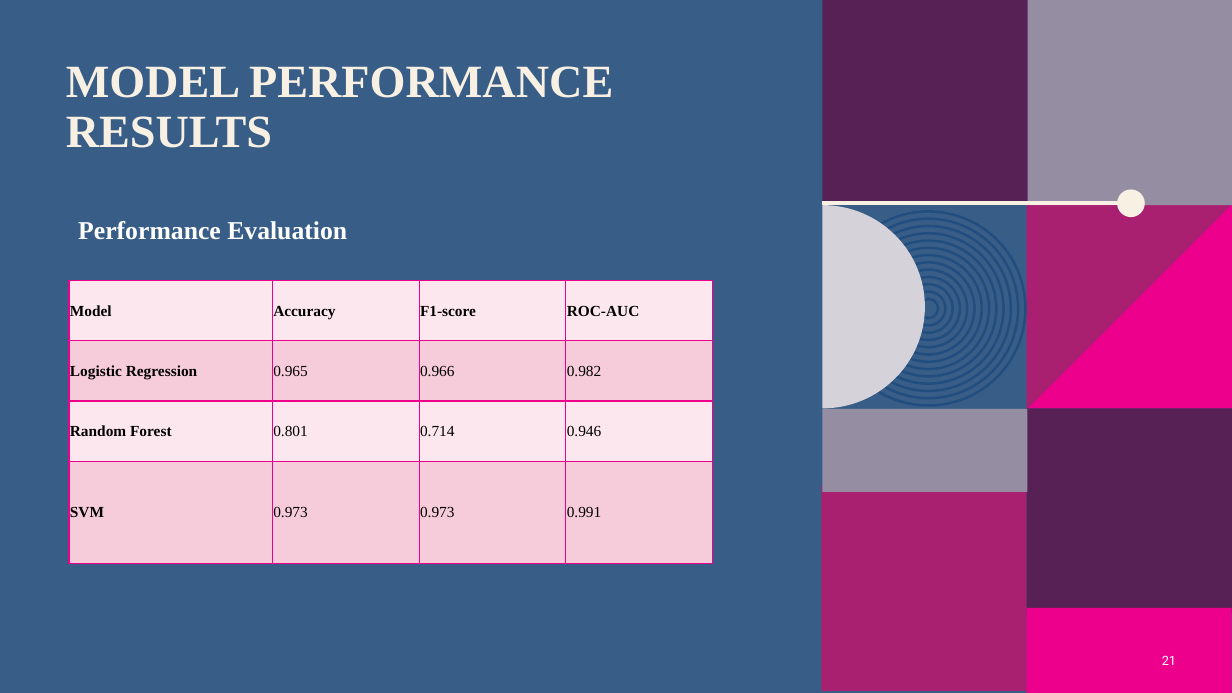
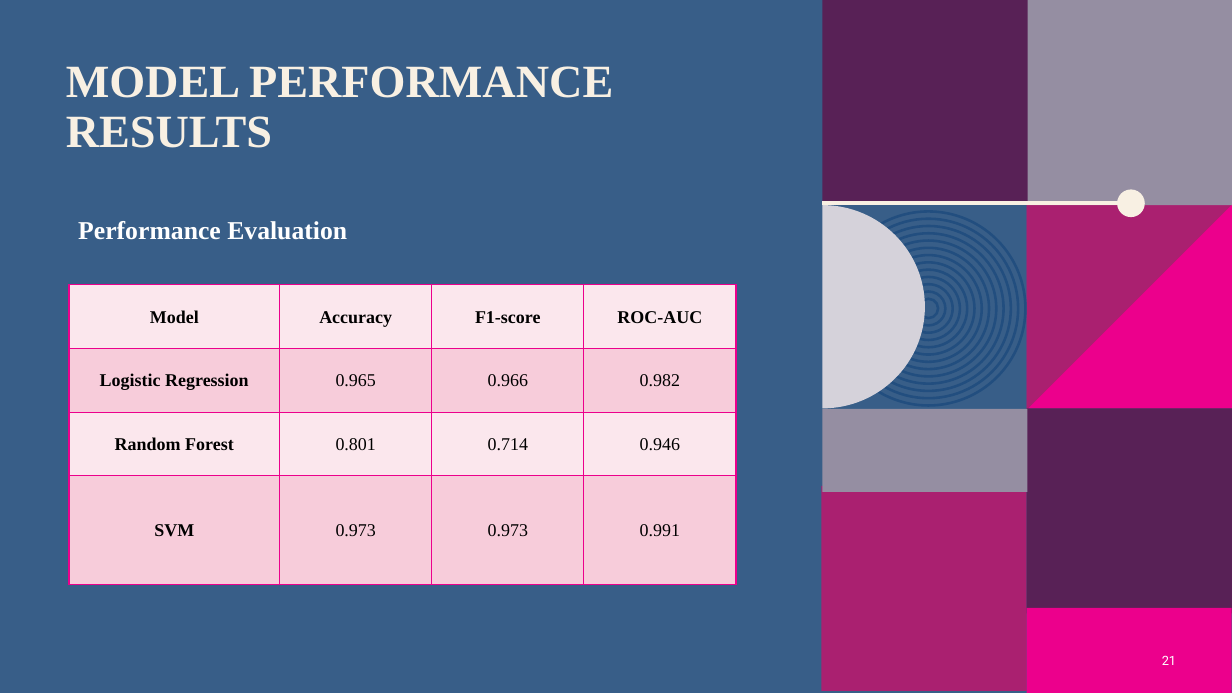
Before and after one commit to Sami-Almoadawi/MSBDA-801-Big-Data-Analytics-Project, a slide deck: slide 21 of reports/presentation/Arabic_AI_Text_Detection_Project.pptx. Drawn at 1232x693 pixels with LibreOffice and Linux fonts; fonts in the diff are those of the drawing; background and template pictures are left out. Boxes give left, top, right and bottom in pixels: in the first picture for what was removed or moved away, otherwise in the second. Text is boxed around its words. In the diff, an @@ line names an element or a change of style, - is before the commit and + after.

```diff
--- a/reports/presentation/Arabic_AI_Text_Detection_Project.pptx
+++ b/reports/presentation/Arabic_AI_Text_Detection_Project.pptx
@@ table at bbox=[69, 285, 738, 584] @@
@@ size 12 to 14 pt @@
@@ alignment left to centre @@
@@ table: place and size @@
-table at bbox=[69, 281, 714, 564]
+table at bbox=[69, 285, 738, 584]
```
Also in this commit, not shown: 3 other slides changed, 3 slides added, 3 other files.
